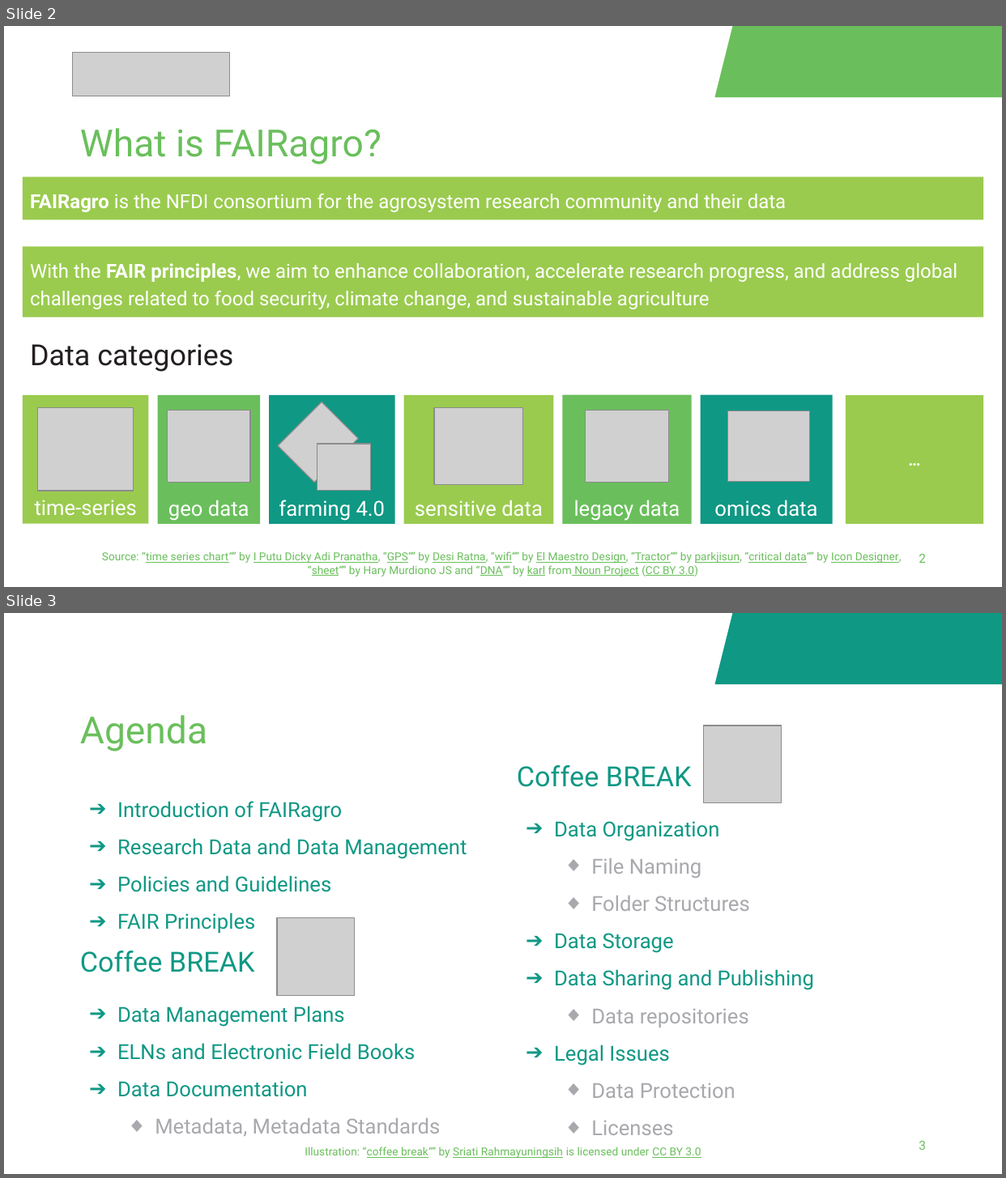
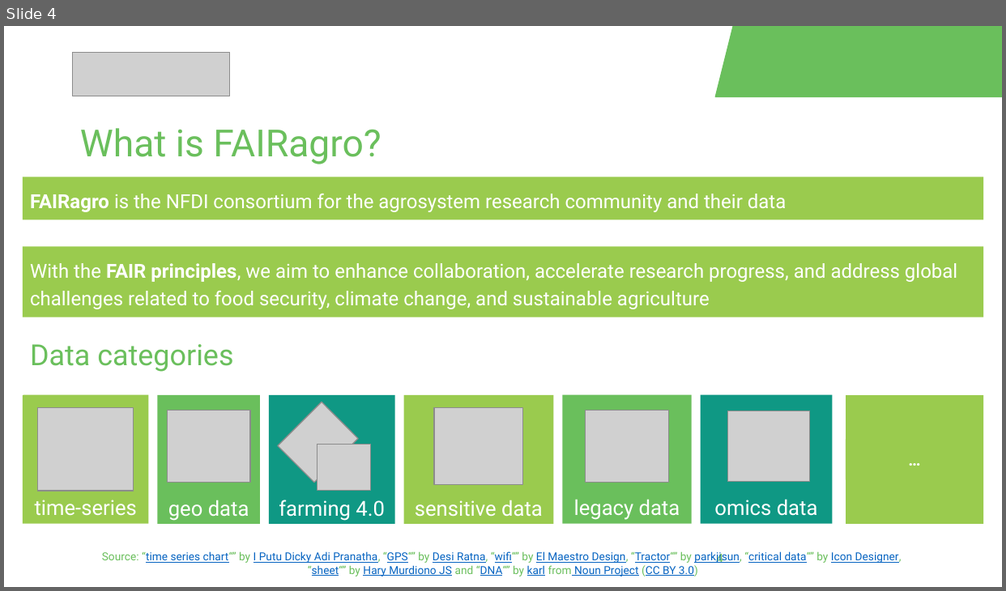
Before and after one commit to fairagro/FAIRagro_Modular-RDM-Training-Material, a slide deck: FAIRagro_Trainings_planned/2026-09_RepoTraining_deNBI/RepoTraining_Slides.odp. Shown one above the other, each under a label of ours: slides 2 and 3 before the commit, slide 4 after it. The pictures are 1006x1178 and 1006x591 pixels, drawn with LibreOffice and Linux fonts; fonts in the diff are those of the drawing; grey boxes stand for pictures; background and template pictures are left out. Boxes give left, top, right and bottom in pixels: in the first picture for what was removed or moved away, otherwise in the second. Text is boxed around its words. In the diff, an @@ line names an element or a change of style, - is before the commit and + after.

Commit message:
FAIRagro trainings slide updated

```diff
--- a/FAIRagro_Trainings_planned/2026-09_RepoTraining_deNBI/RepoTraining_Slides.odp
+++ b/FAIRagro_Trainings_planned/2026-09_RepoTraining_deNBI/RepoTraining_Slides.odp
@@ slide 3 removed at box(4, 613, 1002, 1174), background #FFFFFF @@
@@ parallelogram removed at box(715, 613, 1002, 683) @@
@@ title removed at box(80, 715, 207, 752) @@
-Agenda
@@ picture removed at box(704, 726, 782, 803) @@
@@ text removed at box(517, 765, 814, 1135) @@
-Coffee BREAK
-➔ Data Organization
-  ◆ File Naming
-  ◆ Folder Structures
-➔ Data Storage
-➔ Data Sharing and Publishing
-  ◆ Data repositories
-➔ Legal Issues
-  ◆ Data Protection
-  ◆ Licenses
@@ text removed at box(80, 801, 467, 1136) @@
-➔ Introduction of FAIRagro
-➔ Research Data and Data Management
-➔ Policies and Guidelines
-➔ FAIR Principles
-Coffee BREAK
-➔ Data Management Plans
-➔ ELNs and Electronic Field Books
-➔ Data Documentation
-  ◆ Metadata, Metadata Standards
@@ picture removed at box(278, 918, 356, 996) @@
@@ text removed at box(305, 1147, 701, 1158) @@
-Illustration: “coffee break“” by Sriati Rahmayuningsih is licensed under CC BY 3.0
@@ page number removed at box(918, 1141, 926, 1150) @@
-3
@@ what was slide 2 is now slide 4 @@
@@ slide 4 changed as well @@
@@ text "Data categories" at box(30, 344, 233, 372): text colour #231F20 to #6ABF5C; less space between paragraphs @@
@@ text "Source: “time series chart“” by ..." at box(102, 552, 901, 577): text colour #6ABF5C to #0563C1 in "“time series chart“” I Putu Dicky Adi ..."; underline on in "Hary Murdiono JS" @@
@@ page number at box(716, 552, 723, 563): text changed @@
-2
+4
```
Also in this commit, not shown: 15 other slides changed, 6 slides added, 6 other slides removed, 3 other files.
